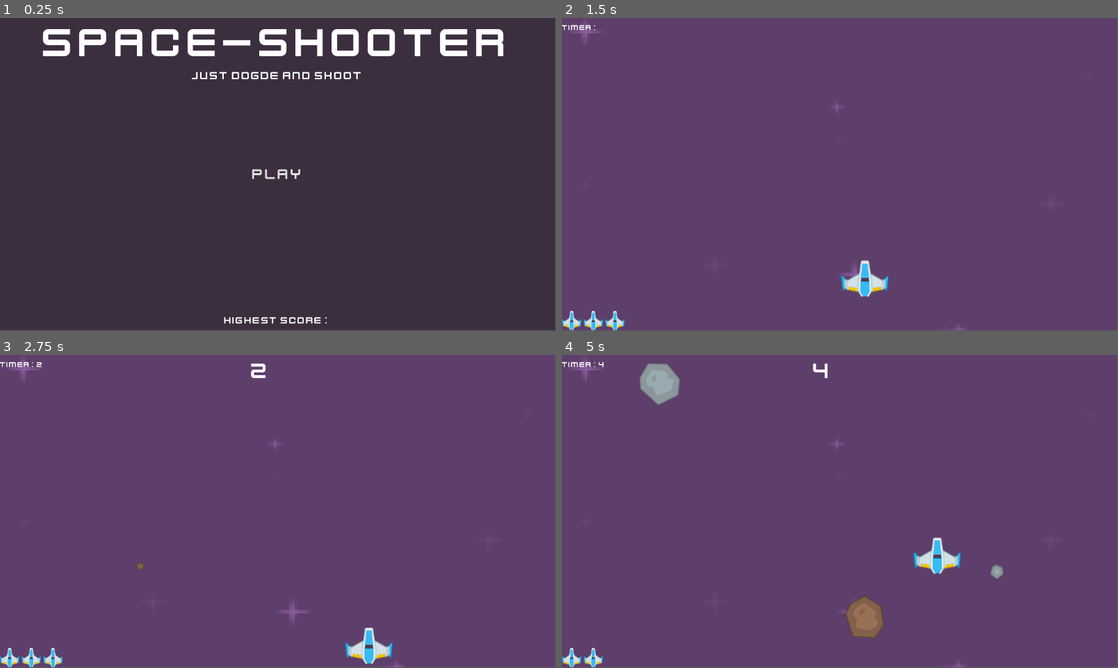
Above: before the commit, frames 1-4 (two rows, left to right).
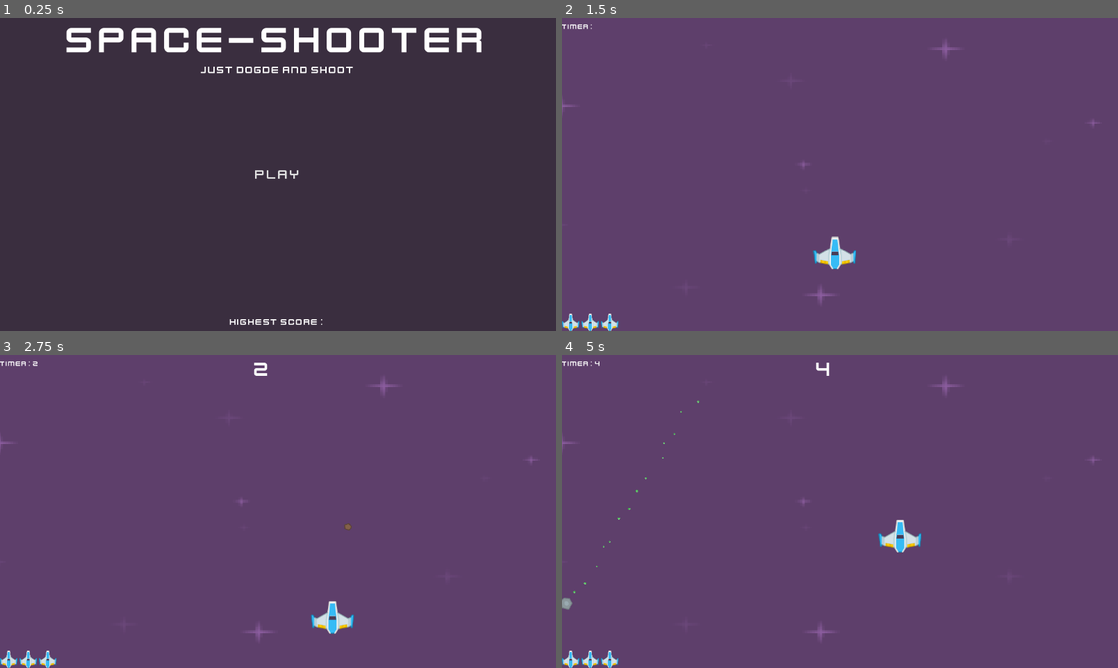
Above: after the commit, the same moments.

Repository: Ryan6712/Space-shooter
Game: Godot game, scene res://Scenes/main_menu.tscn
Two runs of this game, one before a commit and one after it. Both use one fixed random seed, a clock stepped at 60 frames per second and the inputs below.
Inputs:
- Up to frame 1 (0.25 s): no input
- Up to frame 2 (1.5 s): click "Play" at 0.5 s; tap Enter (play) at 1.25, 1.35 s; hold D (right) from 1.28 s (still down)
- Up to frame 3 (2.75 s): release D (right) at 2.03 s; hold S (down) from 2.03 s (still down); tap Enter (play) at 2.1 s
- Up to frame 4 (5 s): release S (down) at 2.78 s; hold D (right) 2.78-3.53 s; tap Space (shoot) at 2.85 s; tap Enter (play) at 3.05, 3.6, 4.35 s; hold W (up) 3.53-4.28 s; hold A (left) from 4.28 s (still down)
The window is 799x449 before the commit and 800x450 after it. Grey fills any space a smaller window leaves; there, only what the larger window draws over its background counts as a difference.

The runs differ from the first frame. In frame 1, 4.9% of the frame differs, in the area x 7-91%, y 3-98%; in frame 2, 1.6%; in frame 3, 1.8%; in frame 4, 3.2%.
Error in both runs: Invalid access to property or key 'Highest_score' on a base object of type 'null instance'. (res://Scripts/main_menu.gd:9)

Commit message:
make heal meteor

Diff:
--- a/Global/Global.gd
+++ b/Global/Global.gd
@@ -5,6 +5,7 @@
 var save_file_path := "user://save/"
 var save_score := "score.tres"
 
+var rnd := RandomNumberGenerator.new()
 
 func reset():
 	score = 0
--- a/Scenes/Meteor/meteor_big.tscn
+++ b/Scenes/Meteor/meteor_big.tscn
@@ -10,6 +10,7 @@
 [ext_resource type="Texture2D" uid="uid://drhxfst61bn2r" path="res://Assets/Meteors/meteorGrey_big3.png" id="8_xqxxq"]
 [ext_resource type="Texture2D" uid="uid://be4naxpv0lb5x" path="res://Assets/Meteors/meteorGrey_big4.png" id="9_3s2ma"]
 [ext_resource type="AudioStream" uid="uid://dpcmf6j8sg1e8" path="res://Assets/SFXs/explosion.ogg" id="10_j60jm"]
+[ext_resource type="Texture2D" uid="uid://dl5l23f8ab6iv" path="res://Assets/Particels/heal_particel.png" id="11_rcov2"]
 
 [sub_resource type="CircleShape2D" id="CircleShape2D_hx18t"]
 radius = 43.0
@@ -113,6 +114,14 @@
 &"destroy": SubResource("Animation_wk3ga")
 }
 
+[sub_resource type="ParticleProcessMaterial" id="ParticleProcessMaterial_wk3ga"]
+emission_shape = 2
+emission_sphere_radius = 50.37
+inherit_velocity_ratio = 0.211
+spread = 70.0
+gravity = Vector3(0, -90, 0)
+scale_min = 0.5
+
 [node name="MeteorBig" type="Area2D" unique_id=1749554118]
 collision_layer = 2
 collision_mask = 9
@@ -132,5 +141,11 @@
 stream = ExtResource("10_j60jm")
 bus = &"SFX"
 
+[node name="GPUParticles2D" type="GPUParticles2D" parent="." unique_id=582520548]
+amount = 15
+texture = ExtResource("11_rcov2")
+collision_base_size = 0.0
+process_material = SubResource("ParticleProcessMaterial_wk3ga")
+
 [connection signal="area_entered" from="." to="." method="_on_area_entered"]
 [connection signal="body_entered" from="." to="." method="_on_body_entered"]
--- a/Scenes/Meteor/meteor_med.tscn
+++ b/Scenes/Meteor/meteor_med.tscn
@@ -6,6 +6,7 @@
 [ext_resource type="Texture2D" uid="uid://be1vof75f6ful" path="res://Assets/Meteors/meteorGrey_med1.png" id="4_ltoem"]
 [ext_resource type="Texture2D" uid="uid://dbxxgkd3sbeik" path="res://Assets/Meteors/meteorGrey_med2.png" id="5_4ijca"]
 [ext_resource type="AudioStream" uid="uid://dpcmf6j8sg1e8" path="res://Assets/SFXs/explosion.ogg" id="6_2cneq"]
+[ext_resource type="Texture2D" uid="uid://dl5l23f8ab6iv" path="res://Assets/Particels/heal_particel.png" id="7_1k32l"]
 
 [sub_resource type="CircleShape2D" id="CircleShape2D_glsbq"]
 radius = 20.09975
@@ -109,6 +110,15 @@
 &"destroy": SubResource("Animation_wk3ga")
 }
 
+[sub_resource type="ParticleProcessMaterial" id="ParticleProcessMaterial_ltoem"]
+lifetime_randomness = 0.25
+particle_flag_disable_z = true
+emission_shape = 2
+emission_sphere_radius = 21.11
+gravity = Vector3(0, -90, 0)
+scale_min = 0.19999999
+scale_max = 0.5
+
 [node name="MeteorMed" type="Area2D" unique_id=1789940408]
 collision_layer = 2
 collision_mask = 9
@@ -126,5 +136,10 @@
 [node name="AudioStreamPlayer2D" type="AudioStreamPlayer2D" parent="." unique_id=980030238]
 stream = ExtResource("6_2cneq")
 
+[node name="GPUParticles2D" type="GPUParticles2D" parent="." unique_id=783082017]
+amount = 15
+texture = ExtResource("7_1k32l")
+process_material = SubResource("ParticleProcessMaterial_ltoem")
+
 [connection signal="area_entered" from="." to="." method="_on_area_entered"]
 [connection signal="body_entered" from="." to="." method="_on_body_entered"]
--- a/Scenes/Meteor/meteor_small.tscn
+++ b/Scenes/Meteor/meteor_small.tscn
@@ -6,6 +6,7 @@
 [ext_resource type="Texture2D" uid="uid://muka7ynt4ry0" path="res://Assets/Meteors/meteorGrey_small1.png" id="4_nnwvu"]
 [ext_resource type="Texture2D" uid="uid://dad3gt38h4kyr" path="res://Assets/Meteors/meteorGrey_small2.png" id="5_jx1n4"]
 [ext_resource type="AudioStream" uid="uid://dpcmf6j8sg1e8" path="res://Assets/SFXs/explosion.ogg" id="6_5kfa3"]
+[ext_resource type="Texture2D" uid="uid://dl5l23f8ab6iv" path="res://Assets/Particels/heal_particel.png" id="7_mvb0g"]
 
 [sub_resource type="CircleShape2D" id="CircleShape2D_jw0sc"]
 radius = 13.0
@@ -109,6 +110,14 @@
 &"destroy": SubResource("Animation_wk3ga")
 }
 
+[sub_resource type="ParticleProcessMaterial" id="ParticleProcessMaterial_nnwvu"]
+particle_flag_disable_z = true
+emission_shape = 2
+emission_sphere_radius = 13.27
+gravity = Vector3(0, -98, 0)
+scale_min = 0.29999998
+scale_max = 0.5
+
 [node name="MeteorSmall" type="Area2D" unique_id=542380743]
 collision_layer = 2
 collision_mask = 9
@@ -126,5 +135,10 @@
 [node name="AudioStreamPlayer2D" type="AudioStreamPlayer2D" parent="." unique_id=2024030638]
 stream = ExtResource("6_5kfa3")
 
+[node name="GPUParticles2D" type="GPUParticles2D" parent="." unique_id=97457959]
+amount = 15
+texture = ExtResource("7_mvb0g")
+process_material = SubResource("ParticleProcessMaterial_nnwvu")
+
 [connection signal="area_entered" from="." to="." method="_on_area_entered"]
 [connection signal="body_entered" from="." to="." method="_on_body_entered"]
--- a/Scenes/Meteor/meteor_tiny.tscn
+++ b/Scenes/Meteor/meteor_tiny.tscn
@@ -6,6 +6,7 @@
 [ext_resource type="Texture2D" uid="uid://df5kbog8boegt" path="res://Assets/Meteors/meteorGrey_tiny1.png" id="4_pvqbl"]
 [ext_resource type="Texture2D" uid="uid://blojvvg5560p5" path="res://Assets/Meteors/meteorGrey_tiny2.png" id="5_76vps"]
 [ext_resource type="AudioStream" uid="uid://dpcmf6j8sg1e8" path="res://Assets/SFXs/explosion.ogg" id="6_7chmo"]
+[ext_resource type="Texture2D" uid="uid://dl5l23f8ab6iv" path="res://Assets/Particels/heal_particel.png" id="7_ym8e8"]
 
 [sub_resource type="CircleShape2D" id="CircleShape2D_usrti"]
 radius = 7.0
@@ -109,6 +110,15 @@
 &"destroy": SubResource("Animation_wk3ga")
 }
 
+[sub_resource type="ParticleProcessMaterial" id="ParticleProcessMaterial_pvqbl"]
+lifetime_randomness = 0.2
+particle_flag_disable_z = true
+emission_shape = 2
+emission_sphere_radius = 7.4
+gravity = Vector3(0, -98, 0)
+scale_min = 0.099999994
+scale_max = 0.19999999
+
 [node name="MeteorTiny" type="Area2D" unique_id=1184520571]
 collision_layer = 2
 collision_mask = 9
@@ -127,5 +137,10 @@
 [node name="AudioStreamPlayer2D" type="AudioStreamPlayer2D" parent="." unique_id=625115100]
 stream = ExtResource("6_7chmo")
 
+[node name="GPUParticles2D" type="GPUParticles2D" parent="." unique_id=894667051]
+amount = 15
+texture = ExtResource("7_ym8e8")
+process_material = SubResource("ParticleProcessMaterial_pvqbl")
+
 [connection signal="area_entered" from="." to="." method="_on_area_entered"]
 [connection signal="body_entered" from="." to="." method="_on_body_entered"]
--- a/Scenes/level.tscn
+++ b/Scenes/level.tscn
@@ -7,6 +7,7 @@
 [ext_resource type="AudioStream" uid="uid://s268wsk8glrj" path="res://Assets/SFXs/sfx_shieldDown.ogg" id="4_81xng"]
 [ext_resource type="AudioStream" uid="uid://m6nbgsy38lqm" path="res://Assets/SFXs/sfx_lose.ogg" id="5_wqkje"]
 [ext_resource type="AudioStream" uid="uid://ddxasscs7hu1u" path="res://Assets/Backsounds/play_backsound.mp3" id="7_8c0lf"]
+[ext_resource type="AudioStream" uid="uid://dh7uch4506obp" path="res://Assets/SFXs/sfx_shieldUp.ogg" id="7_754fn"]
 
 [sub_resource type="RectangleShape2D" id="RectangleShape2D_k5f4k"]
 size = Vector2(1464, 62)
@@ -23,8 +24,8 @@
 [node name="BG" type="Sprite2D" parent="." unique_id=545593837]
 texture_filter = 1
 texture_repeat = 1
-position = Vector2(579, 183.99997)
-scale = Vector2(5.375, 4)
+position = Vector2(564.99994, 336.49997)
+scale = Vector2(5.7499995, 3.4492188)
 texture = ExtResource("2_8c0lf")
 
 [node name="Lasers" type="Node2D" parent="." unique_id=358182679]
@@ -76,6 +77,10 @@
 stream = ExtResource("5_wqkje")
 bus = &"SFX"
 
+[node name="on_heal_sfx" type="AudioStreamPlayer2D" parent="SFXs" unique_id=213240025]
+stream = ExtResource("7_754fn")
+bus = &"SFX"
+
 [node name="DeathTimer" type="Timer" parent="." unique_id=809245033]
 wait_time = 0.5
 
--- a/Scripts/level.gd
+++ b/Scripts/level.gd
@@ -8,18 +8,19 @@
 }
 
 var HP := 3
+var MAX_HP := 10
 
 
 @onready var meteor_spawn: Timer = $MeteorSpawnTimer
-
 
 func _ready() -> void:
 	get_tree().call_group('ui', 'set_health', HP)
 	Global.reset()
 
+
 func _process(_delta: float) -> void:
 	if Global.time_elipse < 30:
-		meteor_spawn.set_wait_time(1)
+		meteor_spawn.set_wait_time(2)
 	elif Global.time_elipse < 60:
 		meteor_spawn.set_wait_time(0.8)
 	elif Global.time_elipse < 80:
@@ -30,11 +31,14 @@
 		meteor_spawn.set_wait_time(0.2)
 
 
+
+
 func _on_meteor_spawn_timer_timeout() -> void:
 	var randomSize: PackedScene = MeteorScenes.values().pick_random()
 	var meteor:  = randomSize.instantiate()
 	$Meteors.add_child(meteor)
 	meteor.connect("collision", _on_meteor_collision)
+	meteor.connect("heal", heal_meteor)
 
 
 func _on_meteor_collision():
@@ -47,6 +51,14 @@
 		$DeathTimer.start()
 
 
+func heal_meteor():
+	if  HP < MAX_HP:
+		HP += 1
+		$SFXs/on_heal_sfx.play()
+		get_tree().call_group('ui', 'set_health', HP)
+	else :
+		print("can heal because max")
+
 func _on_player_laser(pos: Variant) -> void:
 	var laserScenes: PackedScene = load("res://Scenes/laser.tscn")
 	var laser := laserScenes.instantiate()
--- a/Scripts/meteor.gd
+++ b/Scripts/meteor.gd
@@ -1,32 +1,38 @@
 extends Area2D
 
 @export var textureList : Array[Texture2D]
-
 @onready var destroy_animation := $AnimationPlayer
 
 var SPEED: int
 var ROTATION_SPEED: int
 var DIRECTION_x: float
-
+var is_can_heal: bool
 
 signal collision
+signal heal
 
 func _ready() -> void:
-	var rnd := RandomNumberGenerator.new()
 	var width := int(get_viewport().get_visible_rect().size[0])
-	var random_x := rnd.randi_range(0, width)
-	var random_y := rnd.randi_range(-150, -50)
+	var random_x := Global.rnd.randi_range(0, width)
+	var random_y := Global.rnd.randi_range(-100, -50)
 	position = Vector2(random_x, random_y)
-	$Sprite2D.texture = textureList[rnd.randi_range(0, textureList.size()-1)]
-	SPEED = rnd.randi_range(200, 500)
-	ROTATION_SPEED = rnd.randi_range(40, 100)
-	DIRECTION_x = rnd.randf_range(-1, 1)
+
+	$Sprite2D.texture = textureList[Global.rnd.randi_range(0, textureList.size()-1)]
+
+	SPEED = Global.rnd.randi_range(200, 500)
+	ROTATION_SPEED = Global.rnd.randi_range(40, 100)
+	DIRECTION_x = Global.rnd.randf_range(-1, 1)
+	heal_chances()
+
+	if is_can_heal == false:
+		$GPUParticles2D.emitting = false
+	else :
+		$GPUParticles2D.emitting = true
 
 	await get_tree().create_timer(5.0).timeout
 	queue_free()
 
 func _process(delta: float) -> void:
-
 	position += Vector2(DIRECTION_x, 1.0) * SPEED * delta
 	rotation_degrees += ROTATION_SPEED * delta
 
@@ -34,6 +40,17 @@
 	collision.emit()
 
 func _on_area_entered(area: Area2D) -> void:
+	if is_can_heal == true:
+		heal.emit()
+
 	area.queue_free()
 	destroy_animation.play("destroy")
 	Global.score += 10
+
+
+func heal_chances():
+	var option = [false, true]
+	var chance = PackedFloat32Array([95, 5])
+	var index = Global.rnd.rand_weighted(chance)
+
+	is_can_heal = option[index]
--- a/project.godot
+++ b/project.godot
@@ -22,6 +22,12 @@
 [autoload]
 
 Global="*uid://cc0g3oj74djfm"
+
+[display]
+
+window/size/viewport_width=1280
+window/size/viewport_height=720
+window/stretch/mode="viewport"
 
 [global_group]
 
Binary file added: Assets/Particels/heal_particel.png
Not shown, added: Assets/Particels/heal_particel.png.import
Not shown, added: Assets/SFXs/sfx_shieldUp.ogg.import
Not shown, changed: export_presets.cfg
Not shown, added: Assets/SFXs/sfx_shieldUp.ogg
